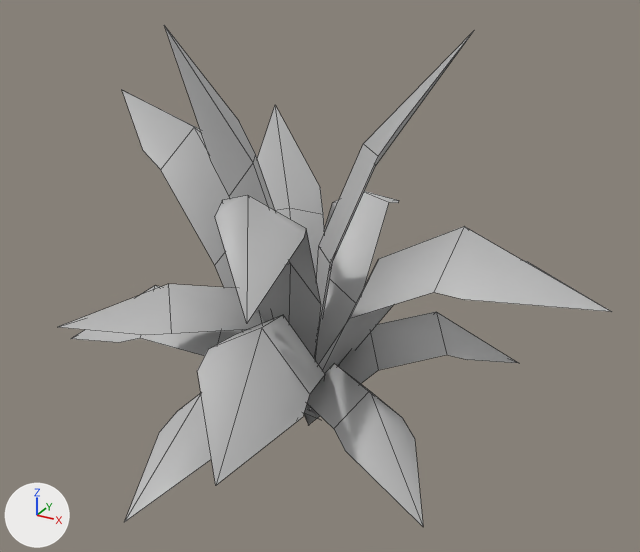
A saved change to the FBX model Art/Export/SM/Foliage/SM_TallFern.fbx.
Rendered twice from a 50 mm lens placed at (3.23, -5.29, 3.98), pointed at (0.32, -0.01, 1.34). Every picture has the same lights, and +X, +Y and +Z are marked at lower left. Mesh edges are drawn as thin lines. Vertices at the same position are counted once.

The scene before the commit, as lines of its bpy script (objects in view):
```python
me_mesh = bpy.data.meshes.new('Mesh')
me_mesh.from_pydata(...)  # 167 vertices, 84 faces; spans x -211.0..247.0, y -9.0..311.0, z -205.0..205.0
me_mesh.materials.append(mat_lambert27)  # grey #bcbcbc
# before: 131 (9.0, -1.0, -2.0) at pixel (296, 420), 132 (7.0, 6.0, -19.0), 133 (3.0, 11.0, -36.0), 134 (0.0, 104.0, 17.0) at pixel (271, 311), 135 (4.0, 123.0, -9.0)
# before: 136 (-9.0, 121.0, -33.0), 137 (-26.0, 194.0, 29.0) at pixel (229, 196), 138 (-22.0, 214.0, 4.0) at pixel (253, 162), 139 (-35.0, 212.0, -20.0) at pixel (255, 154), 140 (-37.0, 220.0, 33.0) at pixel (211, 161)
# before: 141 (-80.0, 309.0, 22.0) at pixel (164, 25), 142 (-46.0, 237.0, -16.0) at pixel (239, 121)
ob_sm_tallfern = bpy.data.objects.new('SM_TallFern', me_mesh)
ob_sm_tallfern.location = (0.0, 0.0, 0.0)
ob_sm_tallfern.rotation_euler = (1.571, 0.0, 0.0)  # degrees (90, 0, 0)
ob_sm_tallfern.scale = (0.01, 0.01, 0.01)
```
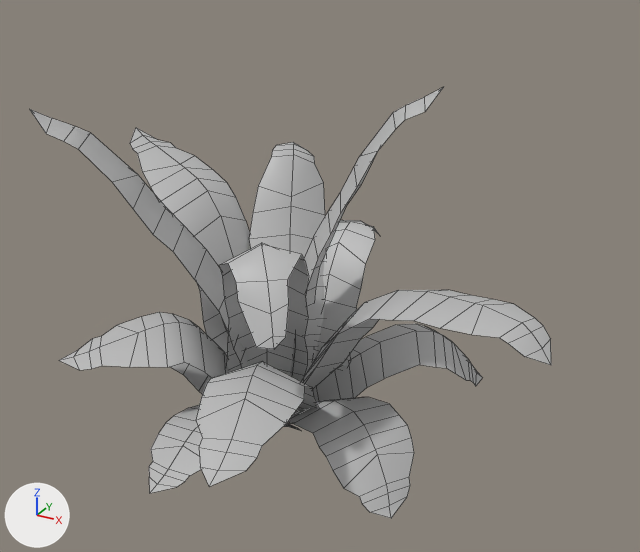
Diff of the bpy script that builds the scene:
```diff
--- a/Art/Export/SM/Foliage/SM_TallFern.fbx.py
+++ b/Art/Export/SM/Foliage/SM_TallFern.fbx.py
@@ me_mesh @@
 # used by ob_sm_tallfern; location = (0.0, 0.0, 0.0); rotation_euler = (1.571, 0.0, 0.0), in degrees (90, 0, 0); scale = (0.01, 0.01, 0.01)
 # verts and faces of me_mesh; kept vertices keep their numbers, new ones are numbered from 167
-me_mesh.from_pydata(...)  # 167 vertices, 84 faces; spans x -211.0..247.0, y -9.0..311.0, z -205.0..205.0
+me_mesh.from_pydata(...)  # 658 vertices, 448 faces; spans x -201.0..244.0, y -5.0..306.0, z -175.0..220.0
+# me_mesh part 1: the loose piece of 23 vertices spanning x -44.0..159.0, y -7.0..77.0, z -36.0..168.0 is rebuilt with 47 vertices and now spans x -1.0..155.0, y 4.0..72.0, z -14.0..110.0
+# me_mesh part 2: the loose piece of 12 vertices spanning x -24.0..30.0, y -9.0..161.0, z -205.0..-21.0 is rebuilt with 47 vertices and now spans x -22.0..47.0, y 2.0..156.0, z -175.0..-7.0
+# me_mesh part 3: the loose piece of 12 vertices spanning x -24.0..87.0, y 3.0..143.0, z -21.0..205.0 is rebuilt with 47 vertices and now spans x -16.0..93.0, y -5.0..125.0, z -1.0..220.0
+# me_mesh part 4: the loose piece of 12 vertices spanning x -204.0..3.0, y 12.0..235.0, z -82.0..4.0 is rebuilt with 47 vertices and now spans x -196.0..-1.0, y -3.0..230.0, z -63.0..34.0
+# me_mesh part 5: the loose piece of 12 vertices spanning x -19.0..63.0, y 1.0..224.0, z -17.0..134.0 is rebuilt with 47 vertices and now spans x -24.0..83.0, y -2.0..214.0, z 9.0..143.0
+# me_mesh part 6: the loose piece of 12 vertices spanning x 10.0..247.0, y 23.0..196.0, z -51.0..50.0 is rebuilt with 47 vertices and now spans x 5.0..244.0, y 10.0..174.0, z -23.0..75.0
+# me_mesh part 7: the loose piece of 12 vertices spanning x -211.0..7.0, y -4.0..94.0, z -45.0..38.0 is rebuilt with 47 vertices and now spans x -201.0..1.0, y -3.0..74.0, z -25.0..64.0
+# me_mesh part 8: the loose piece of 12 vertices spanning x -82.0..10.0, y -5.0..223.0, z -127.0..-10.0 is rebuilt with 47 vertices and now spans x -67.0..21.0, y -2.0..222.0, z -121.0..11.0
+# me_mesh part 9: the loose piece of 12 vertices spanning x -126.0..18.0, y -6.0..126.0, z -34.0..112.0 is rebuilt with 47 vertices and now spans x -127.0..9.0, y -5.0..118.0, z -2.0..141.0
+# me_mesh part 10: the loose piece of 12 vertices spanning x 1.0..122.0, y 19.0..311.0, z -75.0..0.0 is rebuilt with 47 vertices and now spans x -5.0..124.0, y -2.0..306.0, z -52.0..31.0
+# me_mesh part 11: the loose piece of 12 vertices spanning x -8.0..148.0, y -6.0..76.0, z -148.0..-7.0 is rebuilt with 47 vertices and now spans x -2.0..144.0, y 4.0..76.0, z -126.0..5.0
+# me_mesh part 12: a new loose piece of 47 vertices spanning x -136.0..-4.0, y 8.0..292.0, z 11.0..134.0, in mat_lambert27 (grey #bcbcbc)
+# me_mesh part 13: a new loose piece of 47 vertices spanning x -41.0..38.0, y -3.0..57.0, z 9.0..171.0, in mat_lambert27 (grey #bcbcbc)
+# me_mesh part 14
+delete_vertices([*range(131, 143)])  # with the faces that use them
 me_mesh.materials.append(mat_lambert27)
@@ ob_sm_tallfern @@
 ob_sm_tallfern.rotation_euler = (1.571, 0.0, 0.0)  # degrees (90, 0, 0)
-ob_sm_tallfern.scale = (0.01, 0.01, 0.01)
+ob_sm_tallfern.scale = (0.00904, 0.00904, 0.00904)
```

Boxes (x1, y1, x2, y2) around the edits, measured in the pictures (640 x 552 px):
'SM_TallFern', reshaped, rescaled (14% shorter)
    before: (59, 25, 612, 526)
    after: (30, 88, 551, 518)
part 1 of me_mesh, rebuilt
    before: (125, 364, 423, 526)
    after: (288, 397, 414, 518)
part 2 of me_mesh, rebuilt
    before: (315, 191, 399, 364)
    after: (314, 220, 379, 371)
part 3 of me_mesh, rebuilt (26% shorter)
    before: (197, 315, 325, 485)
    after: (196, 362, 319, 487)
part 4 of me_mesh, rebuilt
    before: (122, 90, 245, 331)
    after: (130, 128, 250, 358)
part 5 of me_mesh, rebuilt
    before: (215, 195, 321, 410)
    after: (219, 243, 309, 381)
part 6 of me_mesh, rebuilt (15% narrower, 32% shorter)
    before: (318, 226, 612, 373)
    after: (301, 290, 551, 389)
part 7 of me_mesh, rebuilt
    before: (71, 285, 243, 356)
    after: (170, 362, 211, 394)
part 8 of me_mesh, rebuilt
    before: (257, 106, 325, 281)
    after: (249, 142, 326, 377)
part 9 of me_mesh, rebuilt
    before: (59, 284, 309, 424)
    after: (59, 312, 231, 378)
part 10 of me_mesh, rebuilt (11% shorter)
    before: (314, 31, 474, 356)
    after: (290, 88, 443, 377)
part 11 of me_mesh, rebuilt
    before: (305, 312, 518, 425)
    after: (313, 324, 483, 402)
part 12 of me_mesh, added
    after: (30, 109, 250, 368)
part 13 of me_mesh, added
    after: (149, 405, 301, 493)
part 14 of me_mesh, deleted
    before: (164, 25, 275, 319)
